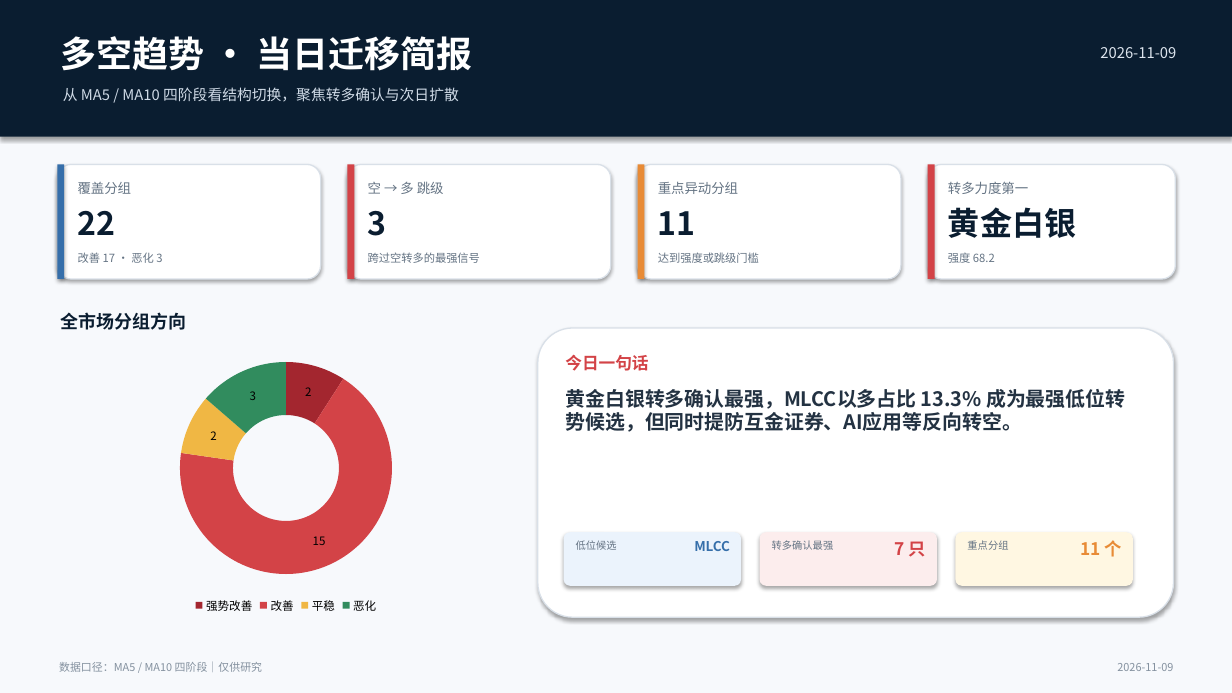
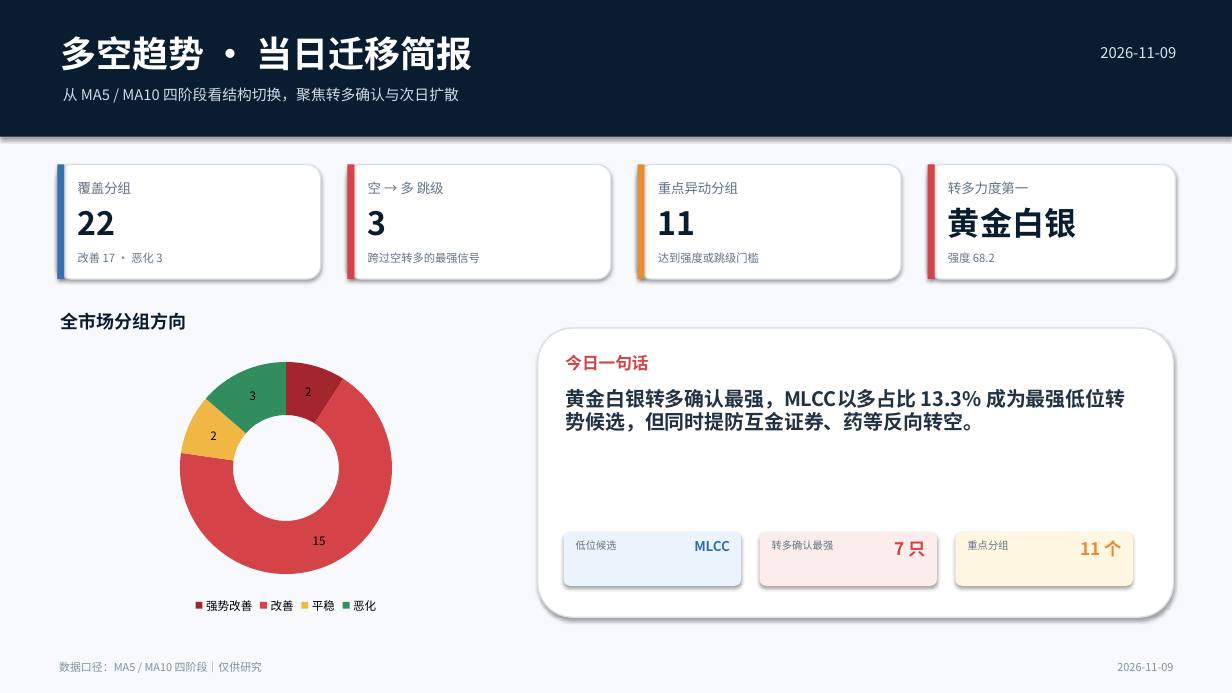
Before and after one commit to nancybhc/a-share-blast-lab, a slide deck: slide 1 of assets/多空阶段简报_2026-11-09.pptx. Drawn at 1232x693 pixels with LibreOffice and Linux fonts; fonts in the diff are those of the drawing. Boxes give left, top, right and bottom in pixels: in the first picture for what was removed or moved away, otherwise in the second. Text is boxed around its words. In the diff, an @@ line names an element or a change of style, - is before the commit and + after.

```diff
--- a/assets/多空阶段简报_2026-11-09.pptx
+++ b/assets/多空阶段简报_2026-11-09.pptx
@@ text at (x1=566, y1=389, x2=1125, y2=432): text changed @@
-黄金白银转多确认最强，MLCC以多占比 13.3% 成为最强低位转势候选，但同时提防互金证券、AI应用等反向转空。
+黄金白银转多确认最强，MLCC以多占比 13.3% 成为最强低位转势候选，但同时提防互金证券、药等反向转空。
```
Also in this commit, not shown: 3 other slides changed, 10 other files.
